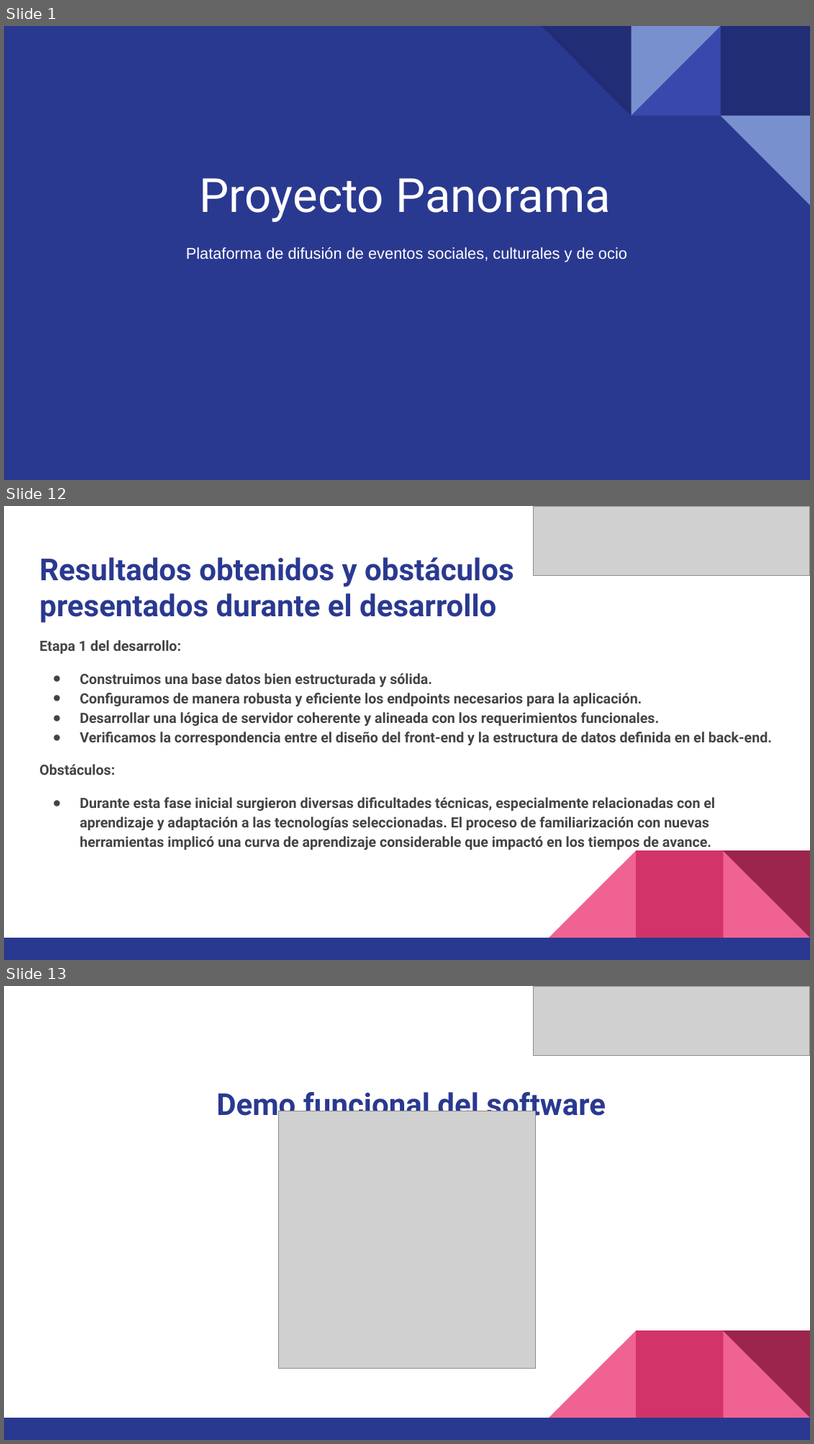
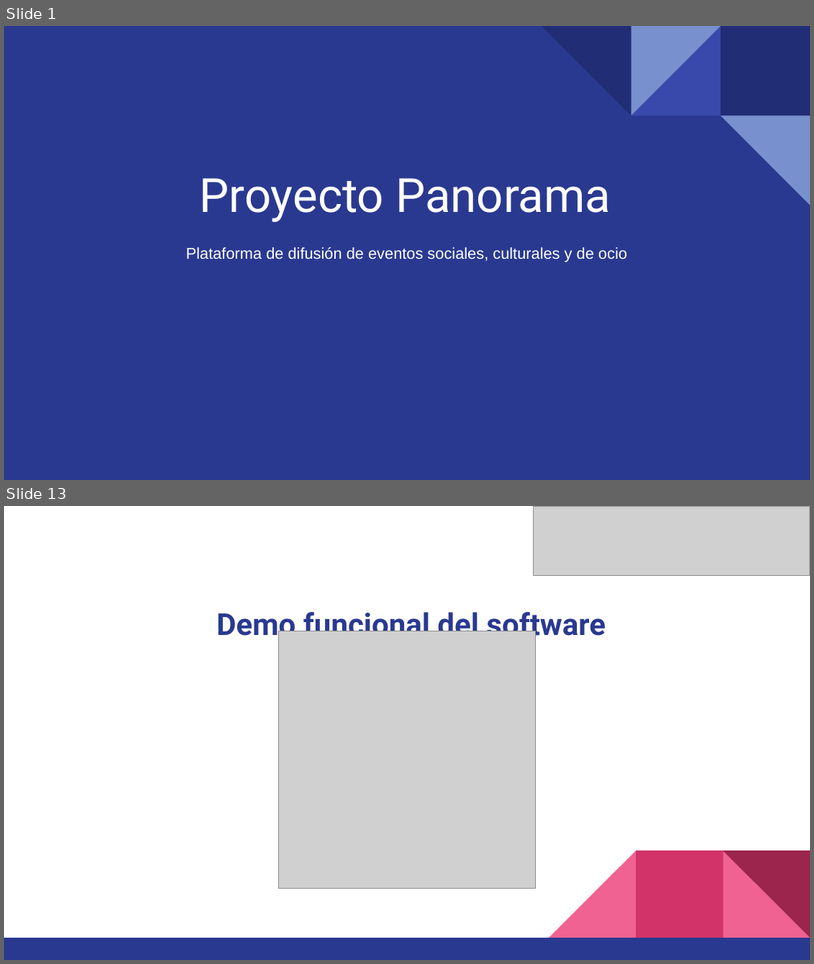
Before and after one commit to javegaf/Capstone, a slide deck: Fase 2/Evidencias Proyecto/Presentacion Proyecto.pptx. Shown one above the other, each under a label of ours: slides 1, 12 and 13 before the commit, slides 1 and 13 after it; the slides between them are not shown. The pictures are 814x1444 and 814x964 pixels, drawn with LibreOffice and Linux fonts; fonts in the diff are those of the drawing; grey boxes stand for pictures. Boxes give left, top, right and bottom in pixels: in the first picture for what was removed or moved away, otherwise in the second. Text is boxed around its words. In the diff, an @@ line names an element or a change of style, - is before the commit and + after.

```diff
--- a/Fase 2/Evidencias Proyecto/Presentacion Proyecto.pptx
+++ b/Fase 2/Evidencias Proyecto/Presentacion Proyecto.pptx
@@ slide 12 removed at [4, 506, 810, 960], background #FFFFFF; not listed: 5 template elements that a slide beside it also shows @@
@@ picture removed at [533, 506, 810, 575] @@
@@ title removed at [39, 557, 514, 623] @@
-Resultados obtenidos y obstáculos presentados durante el desarrollo
@@ text removed at [39, 640, 772, 851] @@
-Etapa 1 del desarrollo:
-● Construimos una base datos bien estructurada y sólida.
-● Configuramos de manera robusta y eficiente los endpoints necesarios para la aplicación.
-● Desarrollar una lógica de servidor coherente y alineada con los requerimientos funcionales.
-● Verificamos la correspondencia entre el diseño del front-end y la estructura de datos definida en el back-end.
-Obstáculos:
-● Durante esta fase inicial surgieron diversas dificultades técnicas, especialmente relacionadas con el aprendizaje y adaptación a las tecnologías seleccionadas. El proceso de familiarización con nuevas herramientas implicó una curva de aprendizaje considerable que impactó en los tiempos de avance.
```
Also in this commit, not shown: 8 slides changed, 4 slides added, 3 other slides removed, 1 other file.
